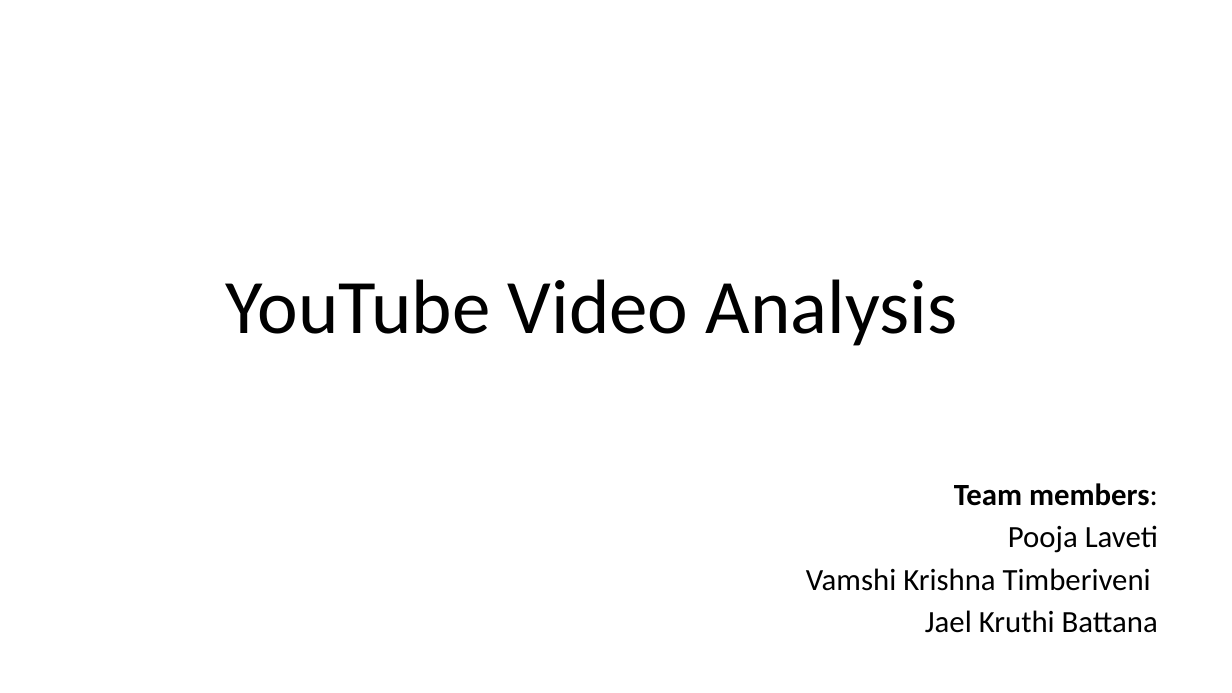
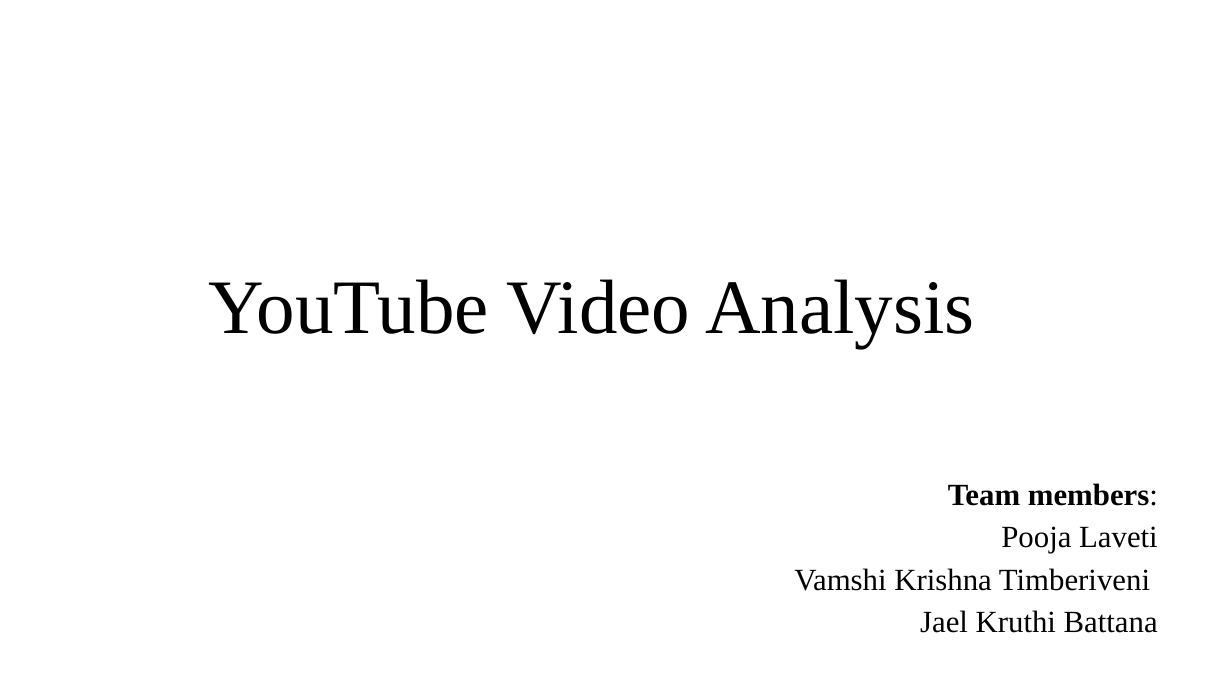
Before and after one commit to VamshiKrishna-1/Youtube_Video_Analysis_and_Prediction, a slide deck: slide 1 of Phase1.pptx. Drawn at 1232x693 pixels with LibreOffice and Linux fonts; fonts in the diff are those of the drawing; background and template pictures are left out. Boxes give left, top, right and bottom in pixels: in the first picture for what was removed or moved away, otherwise in the second. Text is boxed around its words. In the diff, an @@ line names an element or a change of style, - is before the commit and + after.

```diff
--- a/Phase1.pptx
+++ b/Phase1.pptx
@@ text "YouTube Video Analysis" at bbox=[209, 279, 974, 348]: font Calibri to Times New Roman @@
@@ text "Team members:" at bbox=[794, 483, 1158, 633]: font Calibri to Times New Roman @@
```
Also in this commit, not shown: 6 other slides changed, 1 slide added, 1 slide removed, 1 other file.
